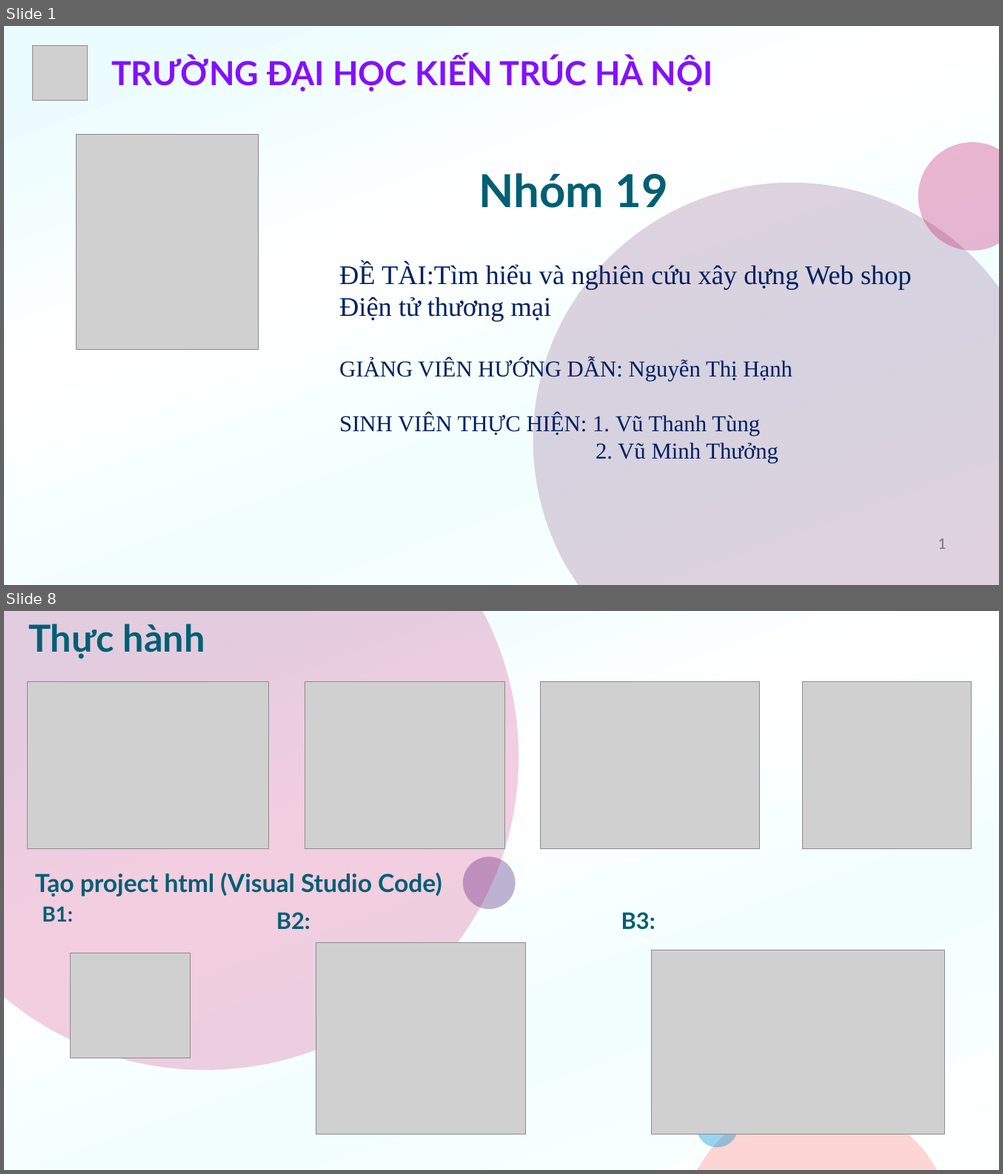
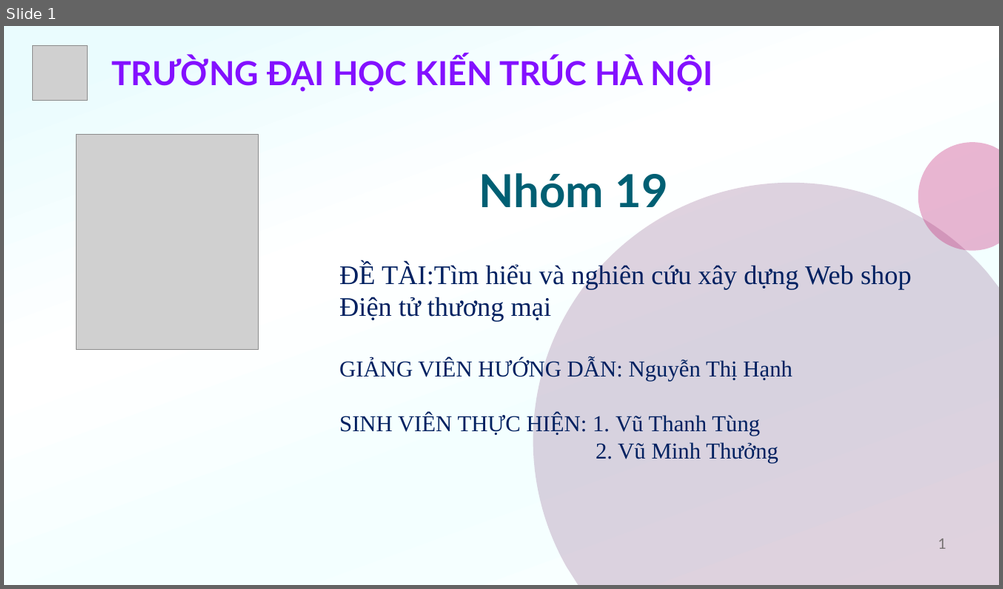
Before and after one commit to f12fullstack/NHOM19-CNWEB, a slide deck: NHOM19-CNWEB/NHÓM 19-HTMLCSSJS.pptx. Shown one above the other, each under a label of ours: slides 1 and 8 before the commit, slide 1 after it; the slides between them are not shown. The pictures are 1003x1174 and 1003x589 pixels, drawn with LibreOffice and Linux fonts; fonts in the diff are those of the drawing; grey boxes stand for pictures. Boxes give left, top, right and bottom in pixels: in the first picture for what was removed or moved away, otherwise in the second. Text is boxed around its words. In the diff, an @@ line names an element or a change of style, - is before the commit and + after.

```diff
--- a/NHOM19-CNWEB/NHÓM 19-HTMLCSSJS.pptx
+++ b/NHOM19-CNWEB/NHÓM 19-HTMLCSSJS.pptx
@@ slide 8 removed at [4, 611, 999, 1170], background gradient #EAFCFE to #FFFFFF to #F3FFFF to #FDFFFE @@
@@ freeform shape removed at [4, 611, 519, 1071] @@
@@ text removed at [28, 624, 205, 658] @@
-Thực hành
@@ picture removed at [28, 682, 269, 849] @@
@@ picture removed at [304, 682, 505, 849] @@
@@ picture removed at [540, 682, 759, 849] @@
@@ picture removed at [802, 682, 972, 849] @@
@@ title removed at [35, 873, 442, 897] @@
-Tạo project html (Visual Studio Code)
@@ ellipse removed at [463, 857, 515, 909] @@
@@ text removed at [42, 906, 73, 922] @@
-B1:
@@ text removed at [276, 912, 310, 929] @@
-B2:
@@ text removed at [621, 912, 655, 930] @@
-B3:
@@ picture removed at [316, 943, 526, 1135] @@
@@ picture removed at [71, 954, 190, 1059] @@
@@ picture removed at [651, 951, 945, 1135] @@
@@ freeform shape removed at [697, 1099, 937, 1170] @@
@@ ellipse removed at [697, 1106, 738, 1148] @@
```
Also in this commit, not shown: 20 slides added, 28 other slides removed, 7 other files.
